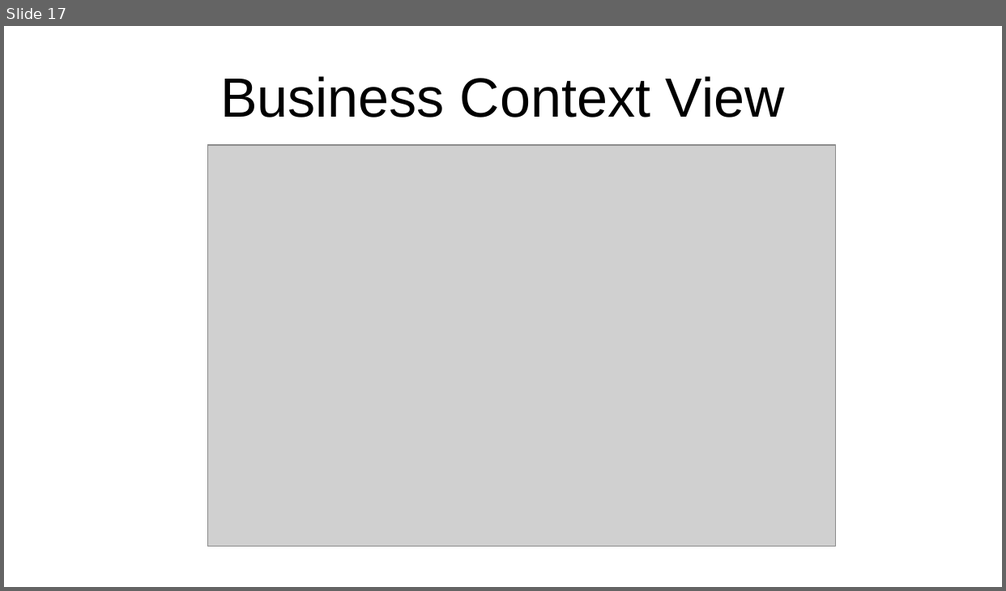
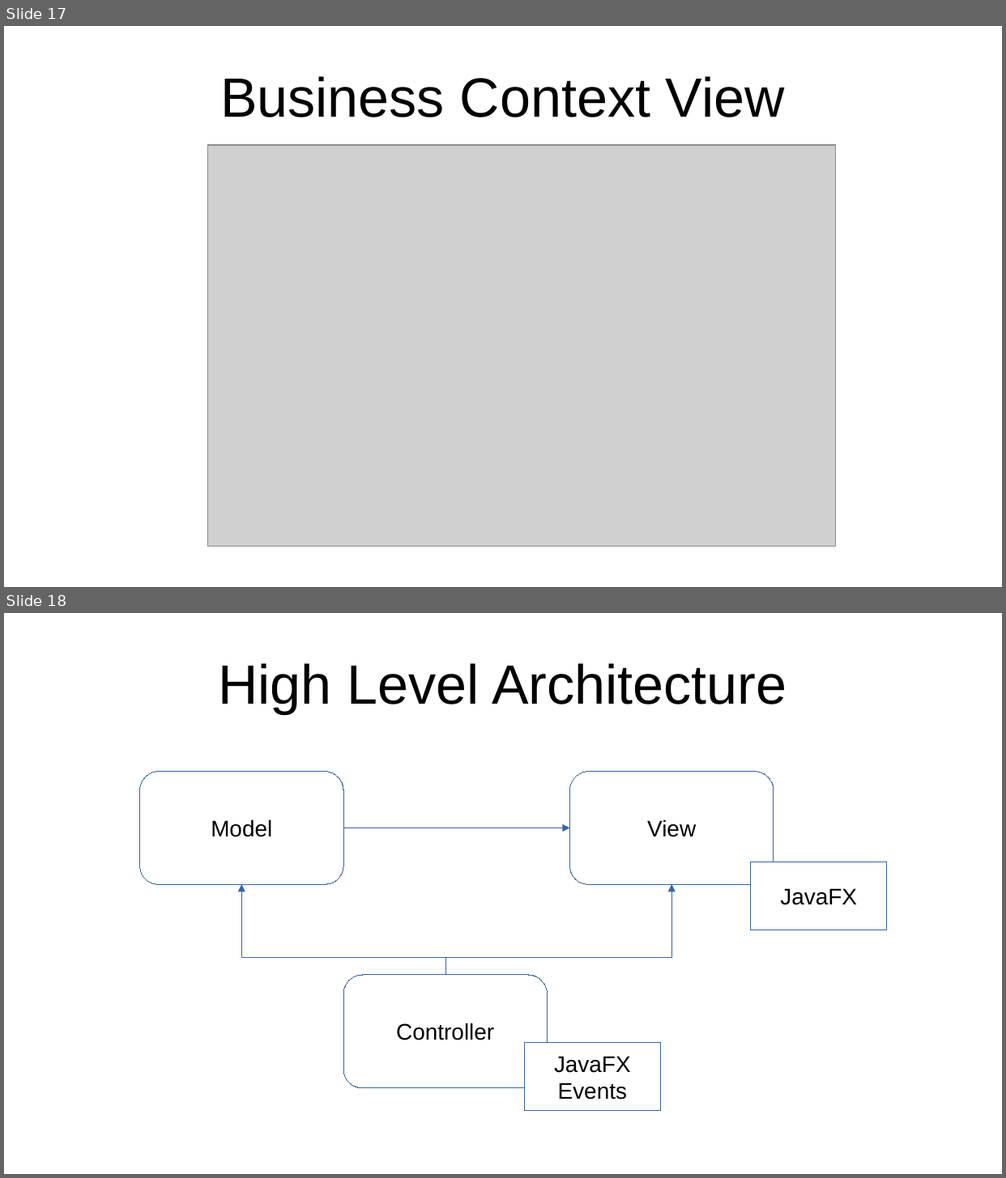
Before and after one commit to al8111/Java-UML-SWT, a slide deck: presentation.odp. Shown one above the other, each under a label of ours: slide 17 before the commit, slides 17 and 18 after it. The pictures are 1006x591 and 1006x1178 pixels, drawn with LibreOffice and Linux fonts; fonts in the diff are those of the drawing; grey boxes stand for pictures. Boxes give left, top, right and bottom in pixels: in the first picture for what was removed or moved away, otherwise in the second. Text is boxed around its words. In the diff, an @@ line names an element or a change of style, - is before the commit and + after.

Commit message:
doc: created high-level architeture using MVC

```diff
--- a/presentation.odp
+++ b/presentation.odp
@@ slide 18 added at [4, 613, 1002, 1174], background #FFFFFF @@
@@ title added at [218, 663, 786, 714], 44 pt, text #000000 @@
+High Level Architecture
@@ rounded rectangle added at [140, 772, 343, 884], fill #FFFFFF, outline #3465A4 0 pt, 18 pt, text #000000 @@
+Model
@@ rounded rectangle added at [570, 772, 774, 884], fill #FFFFFF, outline #3465A4 0 pt, 18 pt, text #000000 @@
+View
@@ elbow arrow added from (343, 828) to (570, 828), #3465A4 0 pt @@
@@ rectangle added at [751, 862, 887, 930], fill #FFFFFF, outline #3465A4 0 pt, 18 pt, text #000000 @@
+JavaFX
@@ elbow arrow added from (446, 975) to (241, 884), #3465A4 0 pt @@
@@ elbow arrow added from (445, 975) to (672, 884), #3465A4 0 pt @@
@@ rounded rectangle added at [343, 975, 548, 1088], fill #FFFFFF, outline #3465A4 0 pt, 18 pt, text #000000 @@
+Controller
@@ rectangle added at [525, 1043, 661, 1111], fill #FFFFFF, outline #3465A4 0 pt, 18 pt, text #000000 @@
+JavaFX Events
```
